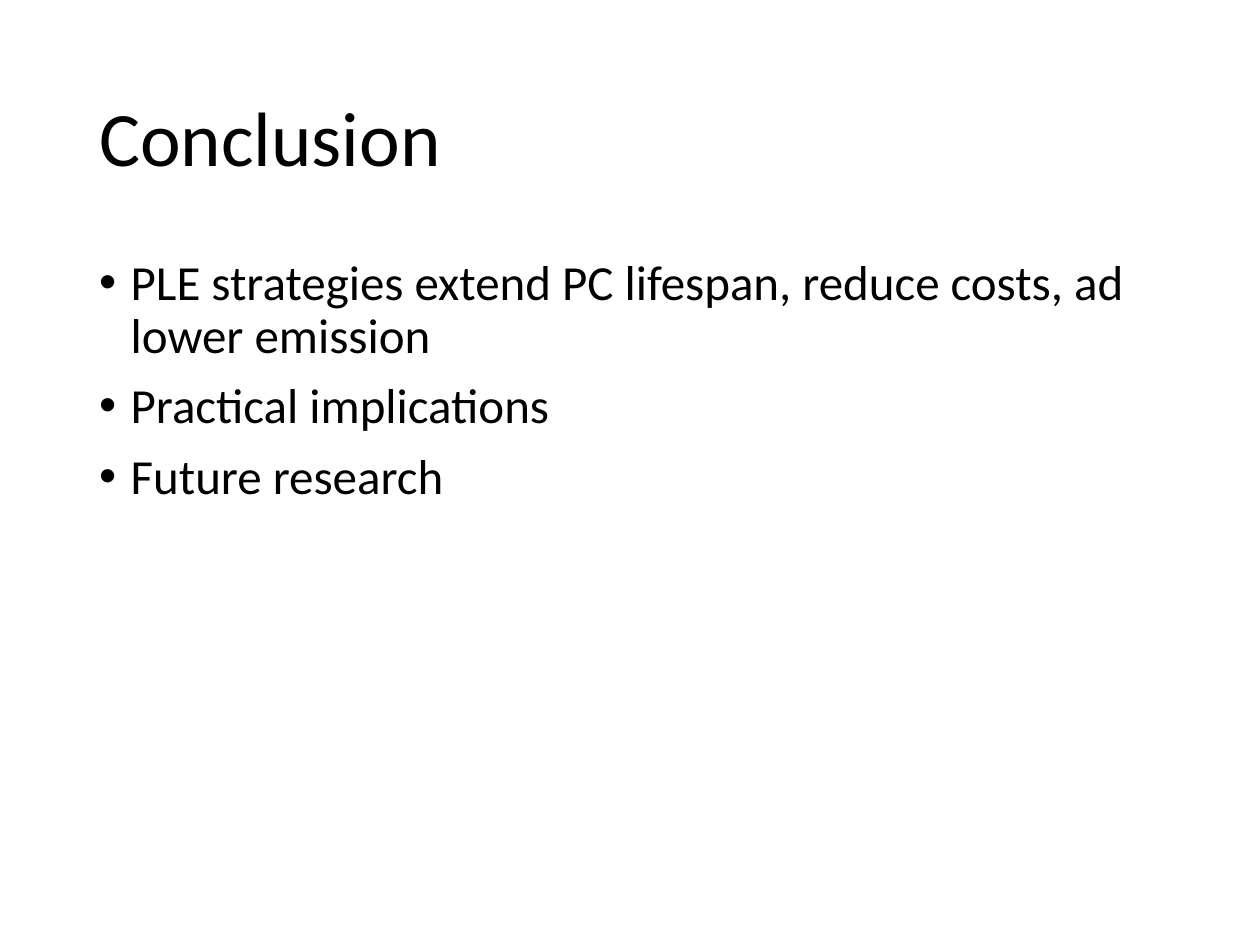
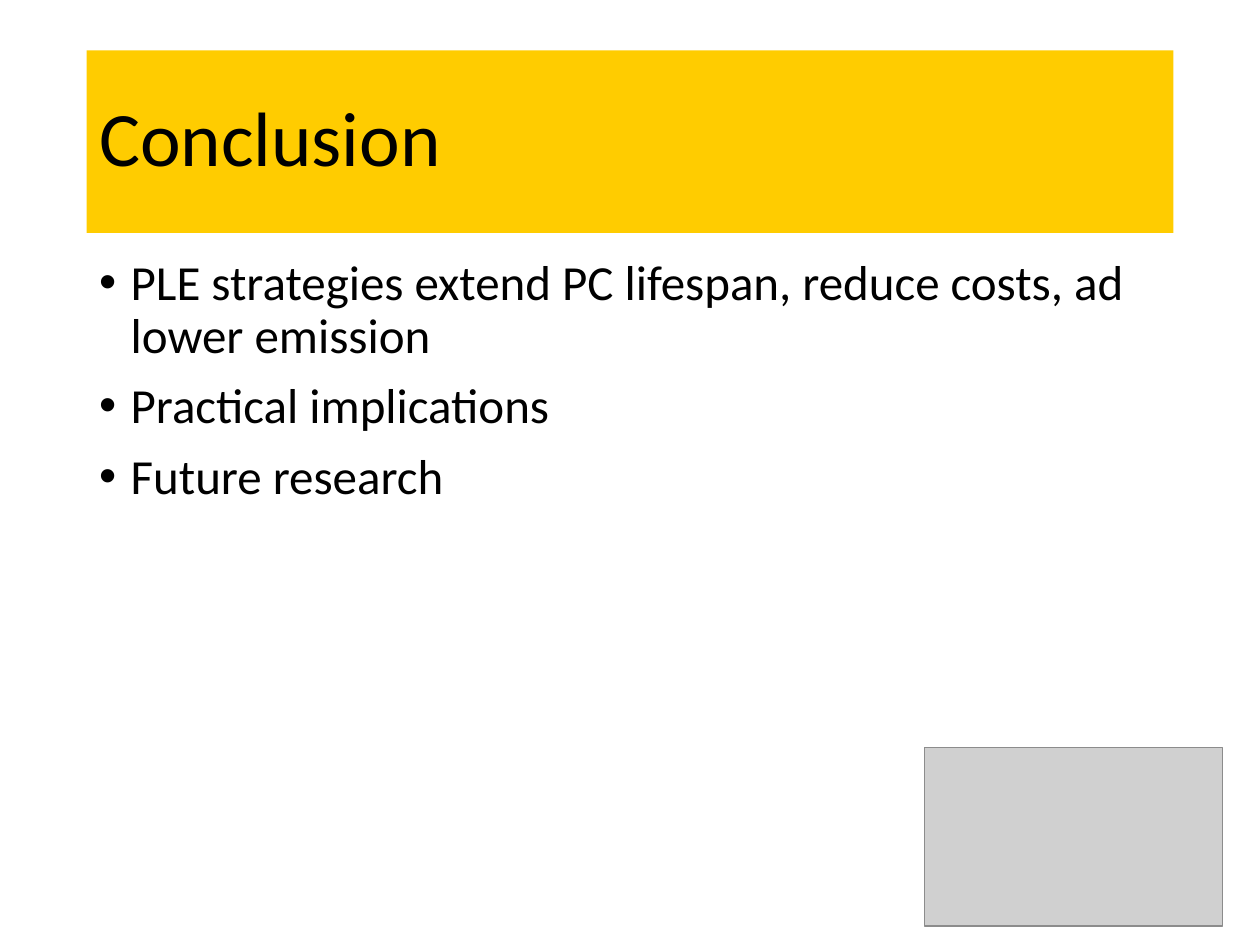
Before and after one commit to Scottielee33/thesis_2024_PC_LTE, a slide deck: slide 17 of final_presentation.pptx (slide 10 before the commit). Drawn at 1260x945 pixels with LibreOffice and Linux fonts; fonts in the diff are those of the drawing; grey boxes stand for pictures. Boxes give left, top, right and bottom in pixels: in the first picture for what was removed or moved away, otherwise in the second. Text is boxed around its words. In the diff, an @@ line names an element or a change of style, - is before the commit and + after.

```diff
--- a/final_presentation.pptx
+++ b/final_presentation.pptx
@@ title "Conclusion": place and size @@
-title "Conclusion" at [99, 112, 440, 167]
+title "Conclusion" at [87, 50, 1173, 233]
@@ title "Conclusion" at [87, 50, 1173, 233]: fill none to #FFCC00 @@
@@ picture added at [925, 747, 1222, 926] @@
```
Also in this commit, not shown: 7 other slides changed, 10 slides added, 3 slides removed.
